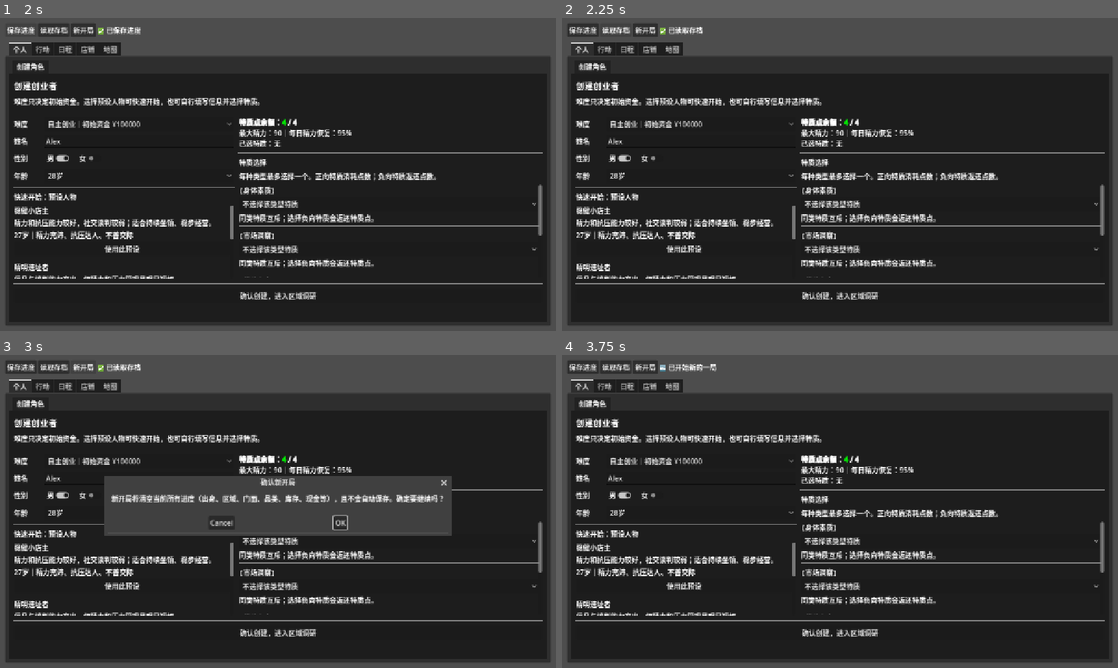
Above: before the commit, frames 1-4 (two rows, left to right).
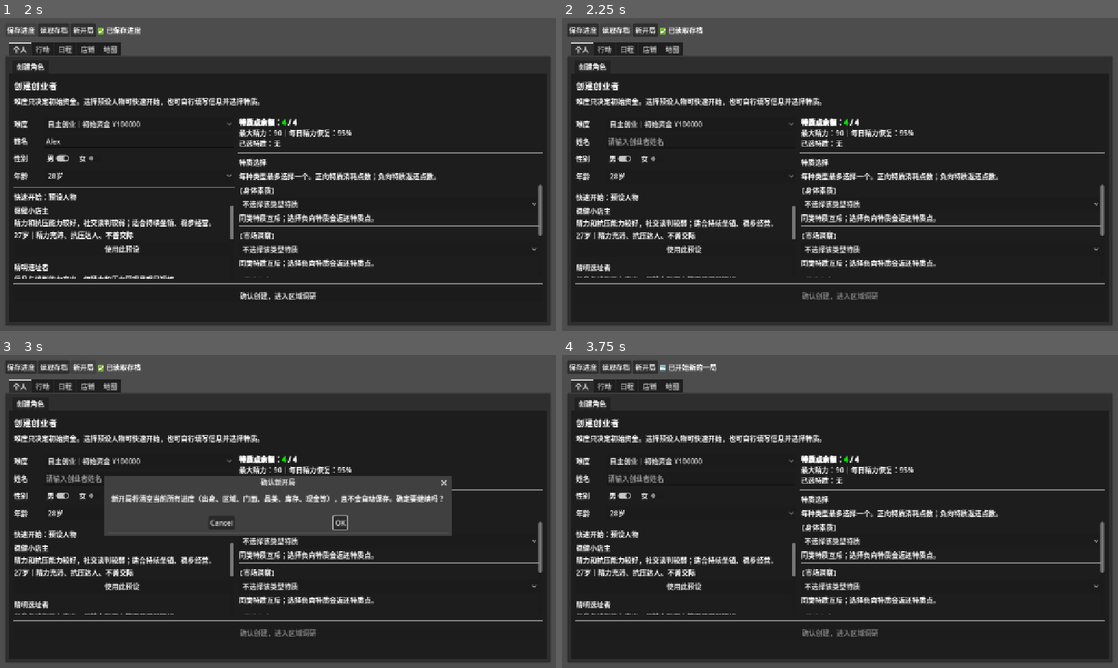
Above: after the commit, the same moments.

Repository: UnderGunfire666/startup
Game: Godot game, scene res://scenes/Main.tscn
Same seed, same stepped clock (60 frames per second), same inputs: the game is played once before the commit and once after it.
Inputs (mouse positions are in pixels of both pictures, inside the frame that each line leads up to):
- Up to frame 1 (2 s): click (139, 140) at 0.52 s; type "Alex" at 0.6 s; click "保存进度" at 1.25 s
- Up to frame 2 (2.25 s): click "读取存档" at 2 s
- Up to frame 3 (3 s): click "新开局" at 2.75 s
- Up to frame 4 (3.75 s): click "OK" at 3.5 s

Frame 1 is identical in both runs. In frame 2, 1.9% of the frame differs, in the area x 2-57%, y 38-90%; in frame 3, 1.8%; in frame 4, 1.9%.
Error before the commit: Invalid access to property or key 'daily_history' on a base object of type 'Nil'. (res://scenes/Main.gd:150)

Commit message:
fix: make Main UI safe with no active store

Diff:
--- a/scenes/Main.gd
+++ b/scenes/Main.gd
@@ -6,49 +6,35 @@
 	$MarginContainer/RootVBox/MainTabs/PlayerPanel/PlayerSubTabs
 @onready var store_sub_tabs: TabContainer = \
 	$MarginContainer/RootVBox/MainTabs/StorePanel/StoreSubTabs
-
 @onready var save_load_bar: HBoxContainer = \
 	$MarginContainer/RootVBox/SaveLoadBar
-
 @onready var character_creation_panel: PanelContainer = \
 	$MarginContainer/RootVBox/MainTabs/PlayerPanel/PlayerSubTabs/CharacterCreationPanel
-
 @onready var operation_panel: PanelContainer = \
 	$MarginContainer/RootVBox/MainTabs/StorePanel/StoreSubTabs/OperationPanel
-
 @onready var category_manager_panel: PanelContainer = \
 	$MarginContainer/RootVBox/MainTabs/StorePanel/StoreSubTabs/CategoryManagerPanel
-
 @onready var procurement_panel: PanelContainer = \
 	$MarginContainer/RootVBox/MainTabs/StorePanel/StoreSubTabs/ProcurementPanel
-
 @onready var report_panel: PanelContainer = \
 	$MarginContainer/RootVBox/MainTabs/StorePanel/StoreSubTabs/ReportPanel
-
 @onready var history_panel: PanelContainer = \
 	$MarginContainer/RootVBox/MainTabs/StorePanel/StoreSubTabs/HistoryPanel
-
 @onready var day_end_panel: PopupPanel = \
 	$DayEndPanel
-
 @onready var action_panel: PanelContainer = \
 	$MarginContainer/RootVBox/MainTabs/ActionPanel
-
 @onready var schedule_panel: PanelContainer = \
 	$MarginContainer/RootVBox/MainTabs/SchedulePanel
-
 @onready var map_panel: Control = \
 	$MarginContainer/RootVBox/MainTabs/MapPanel
-
 @onready var store_list_panel: PanelContainer = \
 	$MarginContainer/RootVBox/MainTabs/StorePanel/StoreSubTabs/StoreListPanel
 
 var settlement_history: Array[Dictionary] = []
 
-
 func _ready() -> void:
 	_setup_tab_titles()
-
 	character_creation_panel.character_created.connect(_on_character_created)
 	category_manager_panel.category_changed.connect(_on_category_changed)
 	procurement_panel.procurement_completed.connect(_on_procurement_completed)
@@ -58,18 +44,13 @@
 	GameManager.active_store_changed.connect(_on_active_store_changed)
 	_refresh_all_panels()
 
-
-## 节点名统一使用英文以保证 $ 路径稳定，中文标题在此处集中设置。
 func _setup_tab_titles() -> void:
 	main_tabs.set_tab_title(0, "个人")
 	main_tabs.set_tab_title(1, "行动")
 	main_tabs.set_tab_title(2, "日程")
 	main_tabs.set_tab_title(3, "店铺")
 	main_tabs.set_tab_title(4, "地图")
-
-	## 区域调研/门面选择两个子标签已移除，PlayerSubTabs现在只有创建角色。
 	player_sub_tabs.set_tab_title(0, "创建角色")
-
 	store_sub_tabs.set_tab_title(0, "我的店铺")
 	store_sub_tabs.set_tab_title(1, "营业")
 	store_sub_tabs.set_tab_title(2, "品类商品")
@@ -77,24 +58,10 @@
 	store_sub_tabs.set_tab_title(4, "结算报告")
 	store_sub_tabs.set_tab_title(5, "历史统计")
 
-
 func _on_character_created() -> void:
 	settlement_history.clear()
-
-	_refresh_character_panel()
-	_refresh_category_panel()
-	_refresh_procurement_panel()
-	_refresh_operation_panel()
-	_refresh_history_panel()
-	_refresh_action_panel()
-	_refresh_schedule_panel()
-	_refresh_map_panel()
-
-	store_list_panel.refresh()
-
-	## 创建完成后直接引导去地图页调研，区域调研/门面选择两个旧标签已移除。
+	_refresh_all_panels()
 	main_tabs.current_tab = 4
-
 
 func _refresh_all_panels() -> void:
 	_refresh_character_panel()
@@ -115,63 +82,49 @@
 	_refresh_procurement_panel()
 	_refresh_operation_panel()
 
-
 func _on_category_changed() -> void:
 	_refresh_category_panel()
 	_refresh_procurement_panel()
 	_refresh_operation_panel()
 
-
 func _on_procurement_completed() -> void:
 	_refresh_category_panel()
 	_refresh_operation_panel()
-
 
 func _on_settlement_done(results: Array) -> void:
 	for result in results:
 		if result is SettlementResult:
 			settlement_history.append(result.to_summary_dict())
-
 	_refresh_category_panel()
 	_refresh_procurement_panel()
 	_refresh_operation_panel()
-
 	report_panel.display(results)
 	_refresh_history_panel()
-
 
 func _on_day_ended(day: int, summary: Dictionary) -> void:
 	day_end_panel.show_summary(day, summary)
 
-
-## 读取存档或开始新开局后触发：整局状态可能被完全替换，
-## 需要重建 settlement_history 并刷新全部面板，避免残留旧局的显示。
 func _on_data_changed() -> void:
-	settlement_history = GameManager.store_state.daily_history.duplicate()
+	settlement_history.clear()
+	var store := GameManager.store_state
+	if store != null:
+		settlement_history = store.daily_history.duplicate()
 	report_panel.display([])
 	_refresh_all_panels()
 
-
 func _refresh_character_panel() -> void:
 	character_creation_panel.refresh()
-
 func _refresh_action_panel() -> void:
 	action_panel.refresh()
-
 func _refresh_schedule_panel() -> void:
 	schedule_panel.refresh()
-
 func _refresh_map_panel() -> void:
 	map_panel.refresh()
-
 func _refresh_category_panel() -> void:
 	category_manager_panel.refresh()
-
 func _refresh_procurement_panel() -> void:
 	procurement_panel.refresh()
-
 func _refresh_operation_panel() -> void:
 	operation_panel.refresh_display()
-
 func _refresh_history_panel() -> void:
 	history_panel.refresh(settlement_history)
